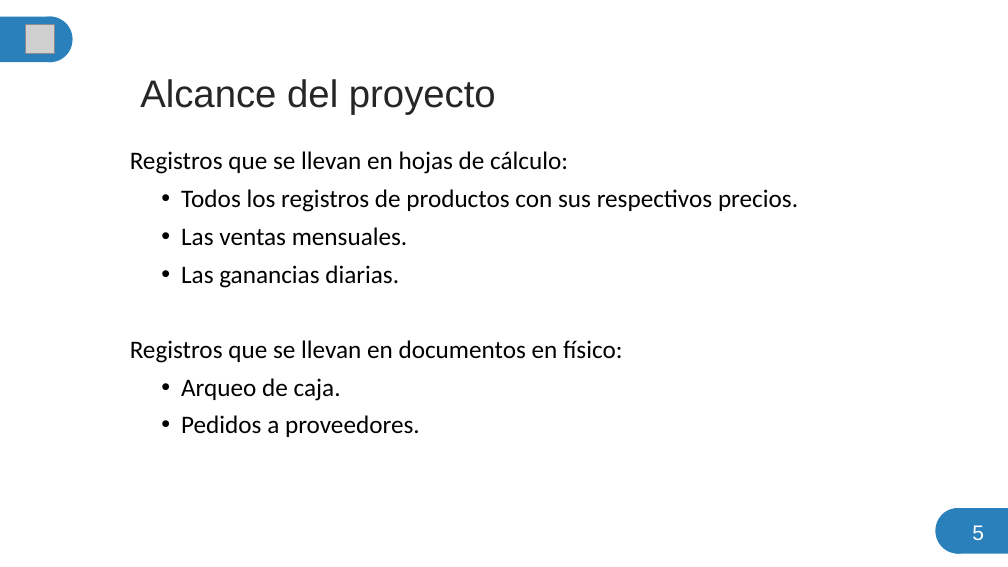
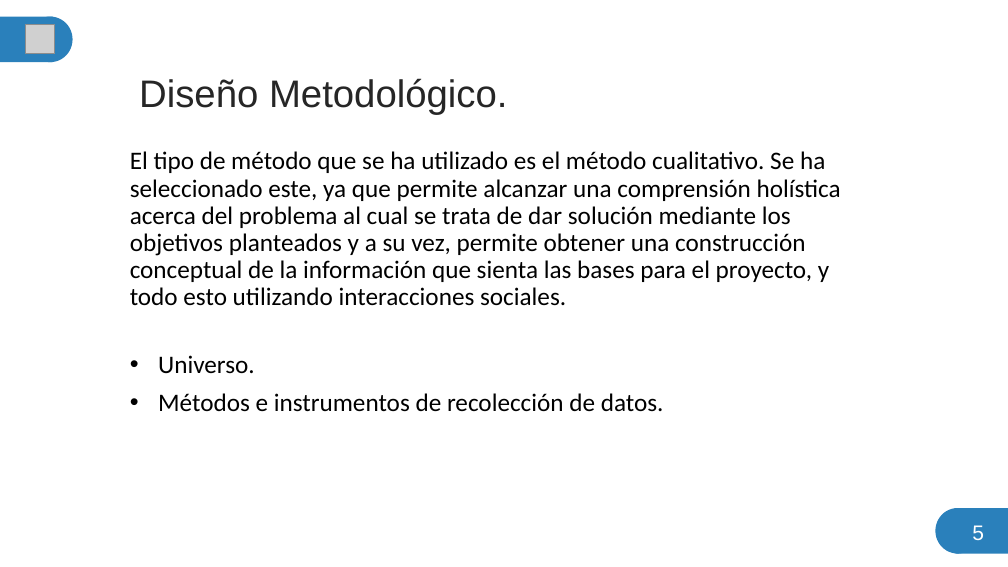
Before and after one commit to scarktt/Farmacia-Salud, a slide deck: slide 6 of Documentation/PresentacionProyecto.pptx. Drawn at 1008x567 pixels with LibreOffice and Linux fonts; fonts in the diff are those of the drawing; grey boxes stand for pictures. Boxes give left, top, right and bottom in pixels: in the first picture for what was removed or moved away, otherwise in the second. Text is boxed around its words. In the diff, an @@ line names an element or a change of style, - is before the commit and + after.

Commit message:
Actualizacion de la presentacion de proyecto que fue para EPI

```diff
--- a/Documentation/PresentacionProyecto.pptx
+++ b/Documentation/PresentacionProyecto.pptx
@@ title at (139,78,507,114): text changed @@
-Alcance del proyecto
+Diseño Metodológico.
@@ subtitle at (130,151,841,412): text changed @@
-Registros que se llevan en hojas de cálculo:
-  • Todos los registros de productos con sus respectivos precios.
-  • Las ventas mensuales.
-  • Las ganancias diarias.
-Registros que se llevan en documentos en físico:
-  • Arqueo de caja.
-  • Pedidos a proveedores.
+El tipo de método que se ha utilizado es el método cualitativo. Se ha seleccionado este, ya que permite alcanzar una comprensión holística acerca del problema al cual se trata de dar solución mediante los objetivos planteados y a su vez, permite obtener una construcción conceptual de la información que sienta las bases para el proyecto, y todo esto utilizando interacciones sociales.
+• Universo.
+• Métodos e instrumentos de recolección de datos.
```
Also in this commit, not shown: 3 other slides changed, 21 slides added, 1 slide removed, 1 other file.
